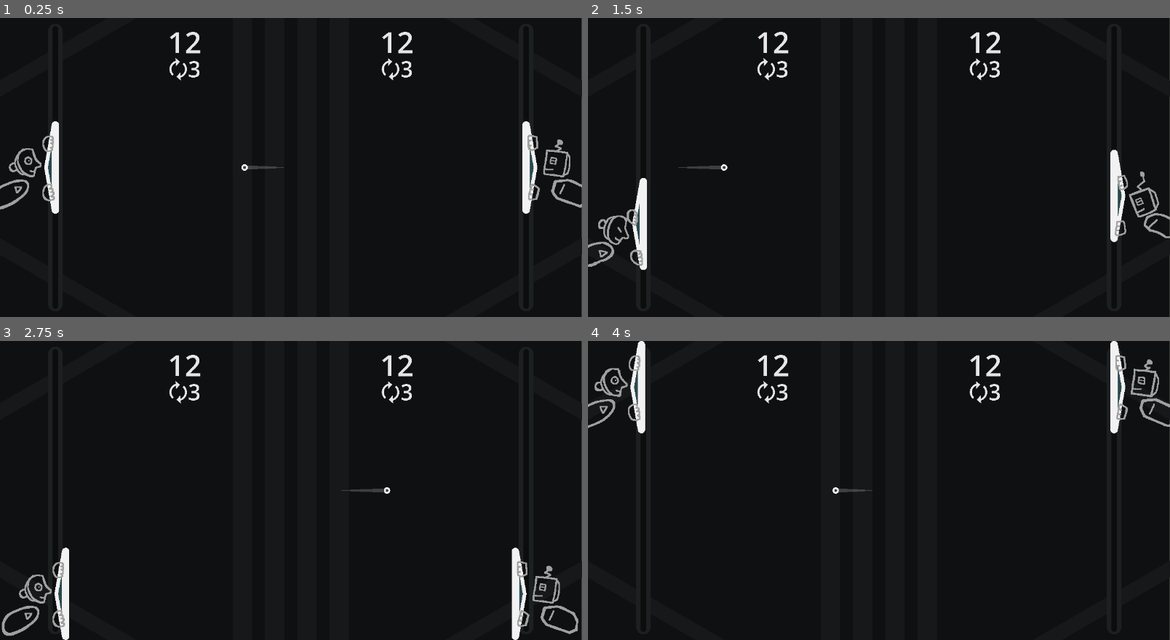
Above: before the commit, frames 1-4 (two rows, left to right).
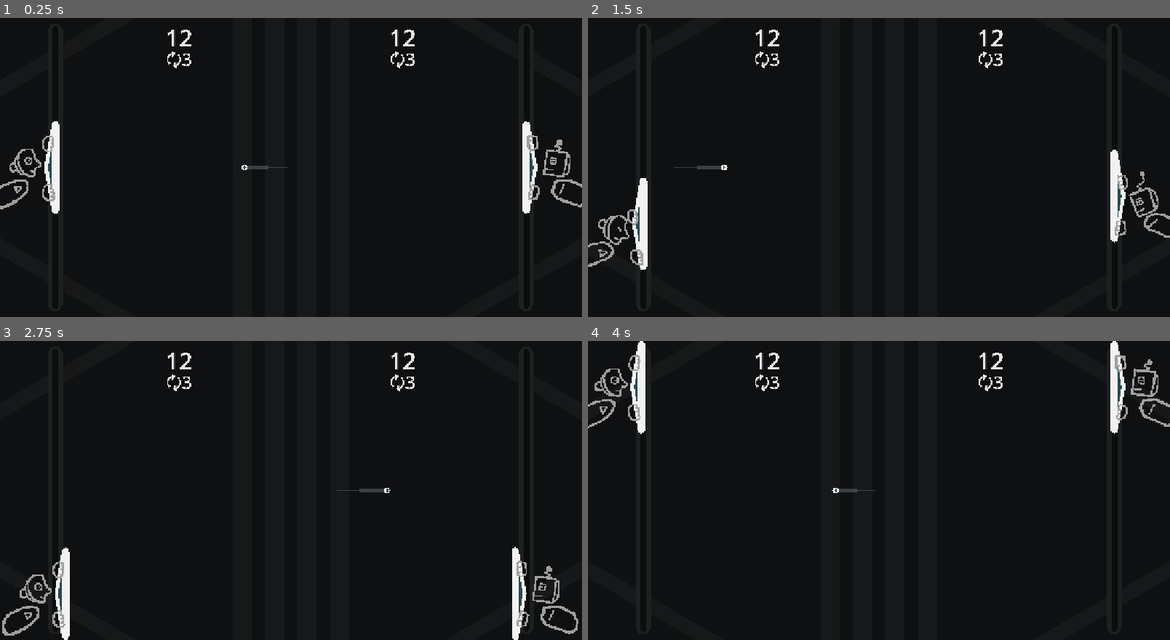
Above: after the commit, the same moments.

Repository: pixerhp/Pixers-Pong
Game: Godot game, scene res://scenes/topscenes/gameplay_topscene.tscn
The game is run twice, just before and just after one commit, with the same random seed, the same clock (stepped at 60 frames per second) and the same inputs.
Inputs (mouse positions are in pixels of both pictures, inside the frame that each line leads up to):
- Up to frame 1 (0.25 s): no input
- Up to frame 2 (1.5 s): move the mouse to (1007, 152) at 0.52 s; hold D (plr1_bump_right) 0.53-1.28 s; tap Shift (plr1_slow) at 0.6 s; click (1007, 152) at 0.67 s; move the mouse to (762, 182) at 1.27 s; hold S (plr1_down) from 1.28 s (still down); tap Keypad 0 (plr2_slow) at 1.35 s
- Up to frame 3 (2.75 s): move the mouse to (349, 424) at 2.02 s; release S (plr1_down) at 2.03 s; hold D (plr1_bump_right) from 2.03 s (still down); tap Shift (plr1_slow) at 2.1 s
- Up to frame 4 (4 s): move the mouse to (849, 550) at 2.77 s; release D (plr1_bump_right) at 2.78 s; hold W (plr1_up) 2.78-3.53 s; tap Keypad 0 (plr2_slow) at 2.85 s; click (849, 550) at 2.92 s; move the mouse to (1053, 535) at 3.52 s; hold A (plr1_bump_left) from 3.53 s (still down); tap Shift (plr1_slow) at 3.6 s

The runs differ from the first frame. In frame 1, 1.4% of the frame differs, in the area x 0-100%, y 0-100%; in frame 2, 1.4%; in frame 3, 1.5%; in frame 4, 1.4%.

Commit message:
Change window stretch back to canvas items
I realized in testing that it works better with rendering the score/streak text labels.

Diff:
--- a/project.godot
+++ b/project.godot
@@ -23,7 +23,7 @@
 [display]
 
 window/size/viewport_width=1260
-window/stretch/mode="viewport"
+window/stretch/mode="canvas_items"
 window/stretch/aspect="expand"
 
 [file_customization]
--- a/scenes/score_streak_container.tscn
+++ b/scenes/score_streak_container.tscn
@@ -4,7 +4,7 @@
 modulate = Color(0.9, 0.9, 0.9, 1)
 layout_mode = 3
 anchors_preset = 0
-scale = Vector2(0.25, 0.25)
+scale = Vector2(0.2, 0.2)
 
 [node name="ScoreLabel" type="Label" parent="." unique_id=187873174]
 unique_name_in_owner = true
--- a/scenes/topscenes/gameplay_topscene.tscn
+++ b/scenes/topscenes/gameplay_topscene.tscn
@@ -155,17 +155,17 @@
 
 [node name="LeftScoreStreak" parent="." unique_id=1614935552 instance=ExtResource("4_pyq0w")]
 unique_name_in_owner = true
-offset_left = 400.0
-offset_top = 86.4
-offset_right = 400.0
-offset_bottom = 86.4
+offset_left = 387.692
+offset_top = 70.0
+offset_right = 387.692
+offset_bottom = 70.0
 
 [node name="RightScoreStreak" parent="." unique_id=682745886 instance=ExtResource("4_pyq0w")]
 unique_name_in_owner = true
-offset_left = 860.0
-offset_top = 86.4
-offset_right = 860.0
-offset_bottom = 86.4
+offset_left = 872.308
+offset_top = 70.0
+offset_right = 872.308
+offset_bottom = 70.0
 
 [node name="LeftPaddle" parent="." unique_id=340420252 instance=ExtResource("3_ks65t")]
 unique_name_in_owner = true
--- a/scripts/gameplay_script.gd
+++ b/scripts/gameplay_script.gd
@@ -27,6 +27,8 @@
 	%CeilingCollisionShape.shape.size.x =  Globals.GAME_SIZE.x
 	%CeilingCollisionShape.position = Vector2(Globals.GAME_SIZE.x / 2.0, - (%CeilingCollisionShape.shape.size.y / 2.0))
 	%FloorCollisionShape.position = Vector2(Globals.GAME_SIZE.x / 2.0, Globals.GAME_SIZE.y + (%CeilingCollisionShape.shape.size.y / 2.0))
+
+	#%LeftScoreStreak.position =
 
 	%LeftPaddle.position = Vector2(120, Globals.GAME_SIZE.y / 2.0)
 	%RightPaddle.position = Vector2(Globals.GAME_SIZE.x - 120, Globals.GAME_SIZE.y / 2.0)
